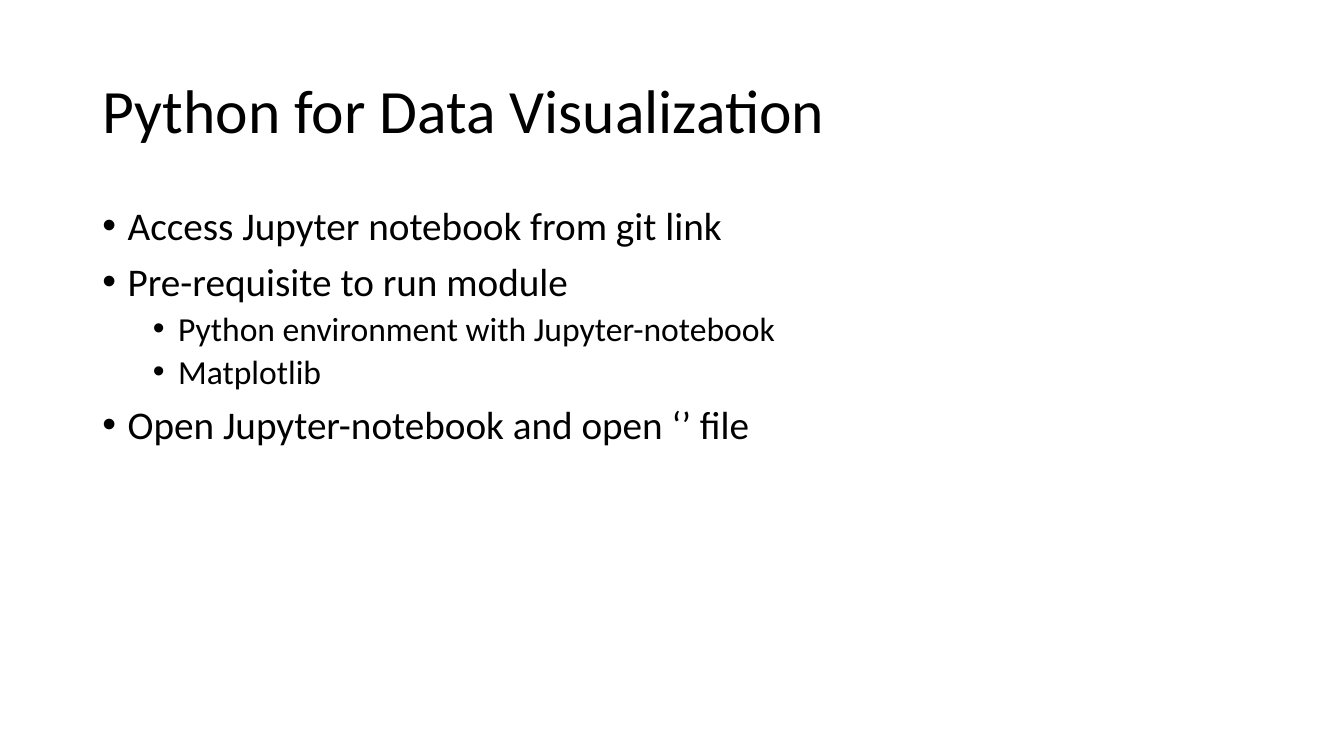
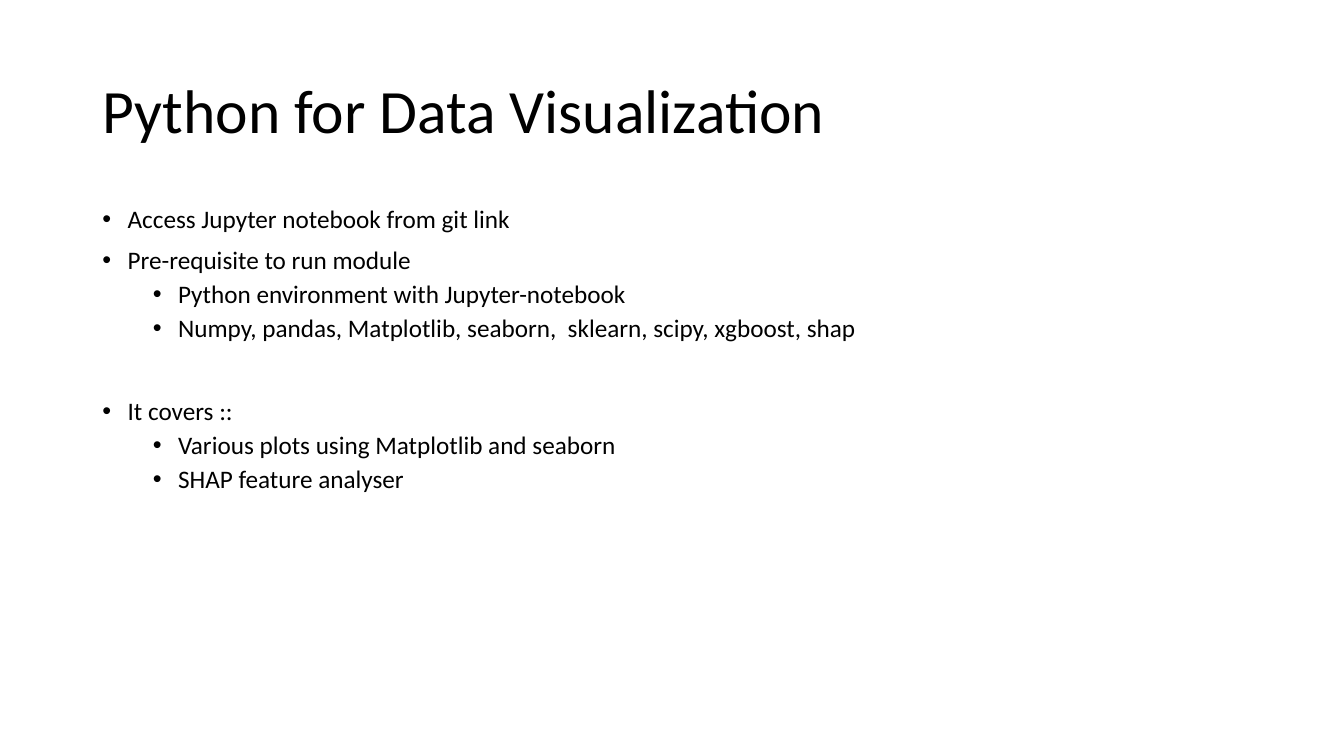
Before and after one commit to maulik438/data_visualization, a slide deck: slide 9 of ppt/data_visualization.pptx. Drawn at 1344x756 pixels with LibreOffice and Linux fonts; fonts in the diff are those of the drawing. Boxes give left, top, right and bottom in pixels: in the first picture for what was removed or moved away, otherwise in the second. Text is boxed around its words. In the diff, an @@ line names an element or a change of style, - is before the commit and + after.

Commit message:
update1

```diff
--- a/ppt/data_visualization.pptx
+++ b/ppt/data_visualization.pptx
@@ text at bbox=[128, 210, 626, 307]: size 28 to 18 pt in "Access Jupyter notebook from git link", "Pre-requisite to run module"; size 24 to 18 pt in "Python environment with Jupyter-notebook" @@
@@ text at bbox=[128, 319, 855, 492]: text changed; size 28 to 18 pt @@
-  • Matplotlib
-• Open Jupyter-notebook and open ‘’ file
+  • Numpy, pandas, Matplotlib, seaborn, sklearn, scipy, xgboost, shap
+• It covers ::
+  • Various plots using Matplotlib and seaborn
+  • SHAP feature analyser
```
Also in this commit, not shown: 2 other slides changed, 5 slides removed.
